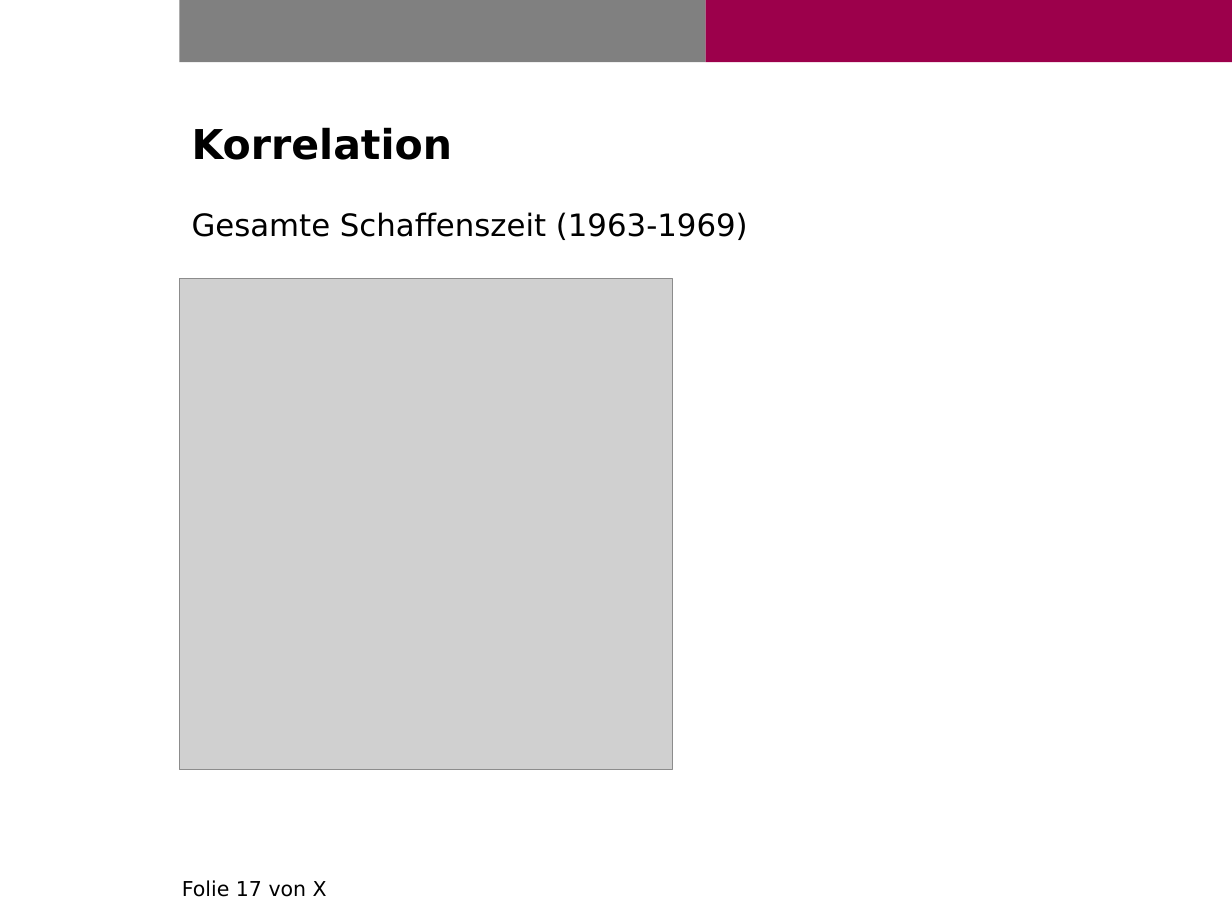
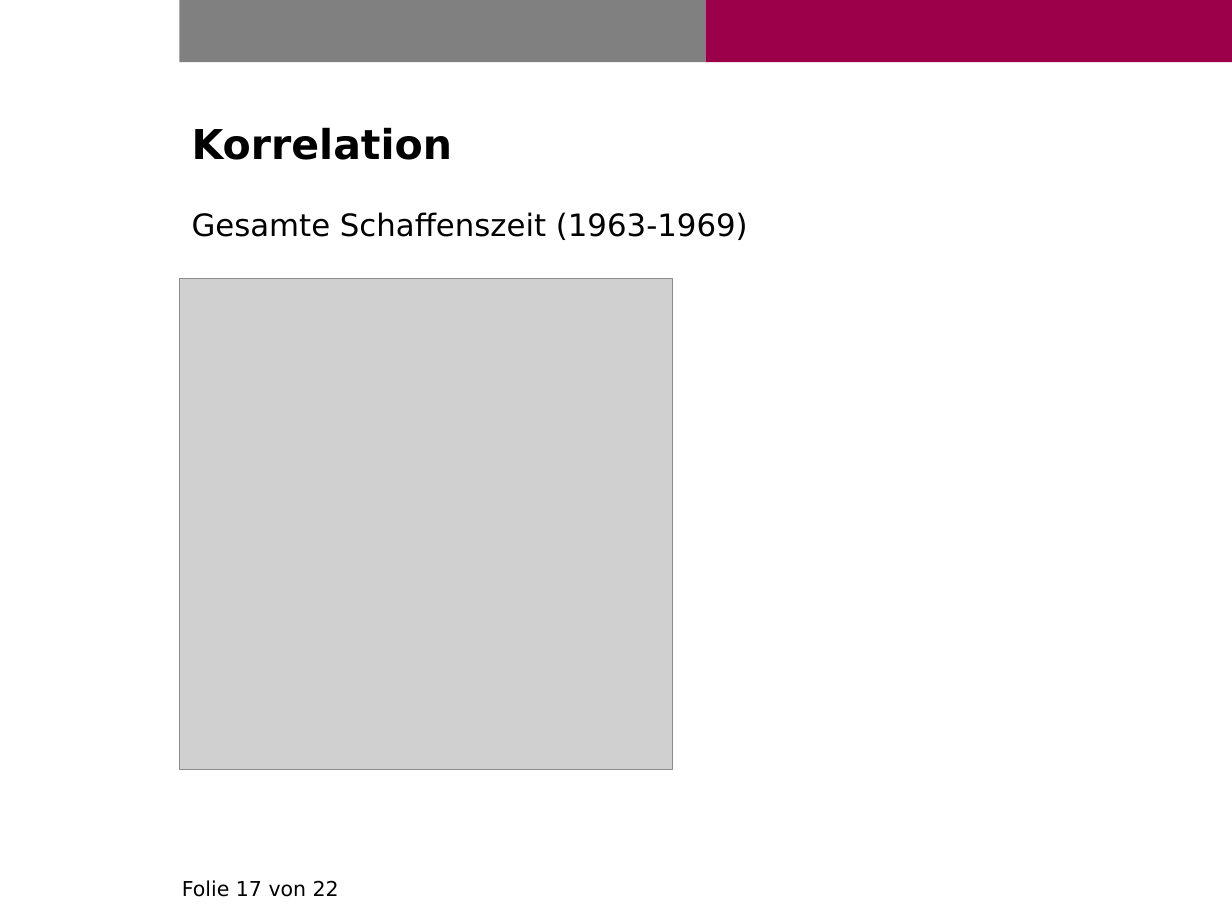
Before and after one commit to fuchsflo90/beatlesAnalysis, a slide deck: slide 17 of Präsentation/fuchs_florian_abschlusspraesentation_ma.pptx. Drawn at 1232x924 pixels with LibreOffice and Linux fonts; fonts in the diff are those of the drawing; grey boxes stand for pictures; background and template pictures are left out. Boxes give left, top, right and bottom in pixels: in the first picture for what was removed or moved away, otherwise in the second. Text is boxed around its words. In the diff, an @@ line names an element or a change of style, - is before the commit and + after.

```diff
--- a/Präsentation/fuchs_florian_abschlusspraesentation_ma.pptx
+++ b/Präsentation/fuchs_florian_abschlusspraesentation_ma.pptx
@@ text at box(182, 880, 339, 897): text changed @@
-Folie 17 von X
+Folie 17 von 22
```
Also in this commit, not shown: 21 other slides changed, 2 other files.
